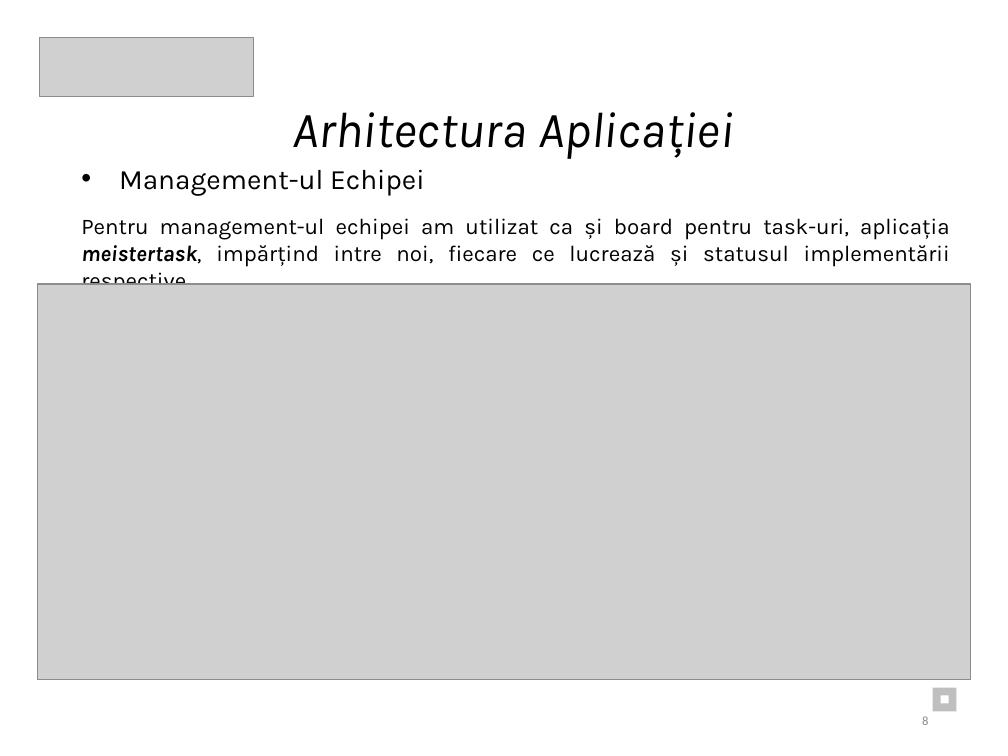
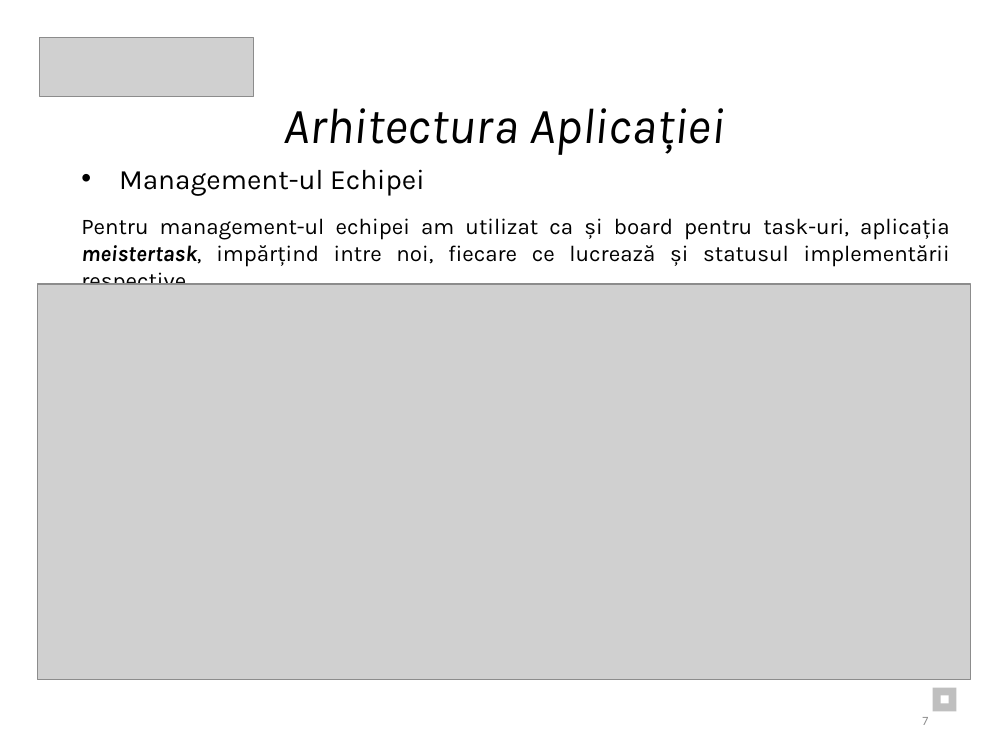
Before and after one commit to Eduard2609/TeaPython_ISW, a slide deck: slide 7 of Documentatie/Documentație_ PPT.pptx (slide 8 before the commit). Drawn at 1008x756 pixels with LibreOffice and Linux fonts; fonts in the diff are those of the drawing; grey boxes stand for pictures. Boxes give left, top, right and bottom in pixels: in the first picture for what was removed or moved away, otherwise in the second. Text is boxed around its words. In the diff, an @@ line names an element or a change of style, - is before the commit and + after.

```diff
--- a/Documentatie/Documentație_ PPT.pptx
+++ b/Documentatie/Documentație_ PPT.pptx
@@ text "Arhitectura Aplicației": place and size @@
-text "Arhitectura Aplicației" at box(292, 112, 734, 159)
+text "Arhitectura Aplicației" at box(283, 108, 725, 155)
@@ page number at box(922, 717, 928, 725): text changed @@
-8
+7
```
Also in this commit, not shown: 12 other slides changed, 1 slide removed, 1 other file.
